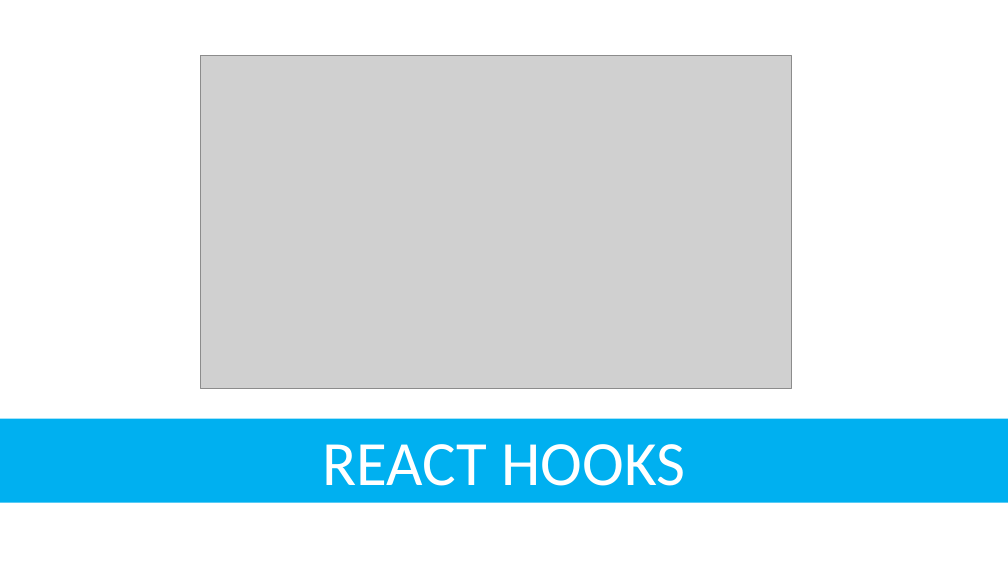
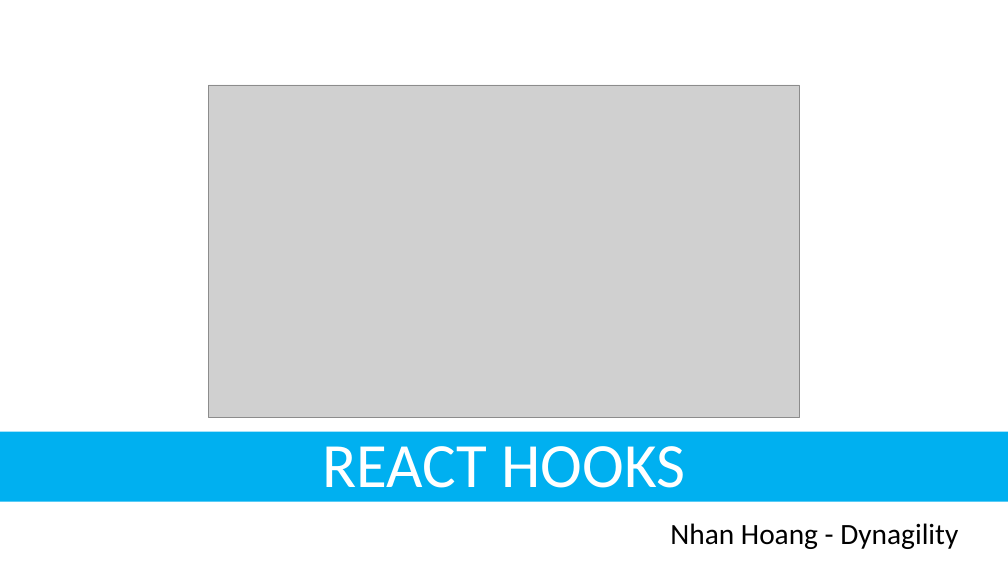
Before and after one commit to NhanHoang8195/react-hook-demo, a slide deck: slide 1 of ReactHooks.pptx. Drawn at 1008x567 pixels with LibreOffice and Linux fonts; fonts in the diff are those of the drawing; grey boxes stand for pictures. Boxes give left, top, right and bottom in pixels: in the first picture for what was removed or moved away, otherwise in the second. Text is boxed around its words. In the diff, an @@ line names an element or a change of style, - is before the commit and + after.

```diff
--- a/ReactHooks.pptx
+++ b/ReactHooks.pptx
@@ picture moved from (x1=200, y1=56, x2=791, y2=389) to (x1=209, y1=85, x2=799, y2=417) @@
@@ title "REACT HOOKS" resized from (x1=0, y1=419, x2=1008, y2=503) to (x1=0, y1=432, x2=1008, y2=502) @@
@@ title "REACT HOOKS" at (x1=0, y1=432, x2=1008, y2=502): line spacing 1 to 0.9; vertical alignment top to middle; rectangle to title @@
@@ text added at (x1=670, y1=523, x2=958, y2=549), 28 pt, text #000000 @@
+Nhan Hoang - Dynagility
```
Also in this commit, not shown: 4 other slides changed, 4 slides added, 5 slides removed, 8 other files.
